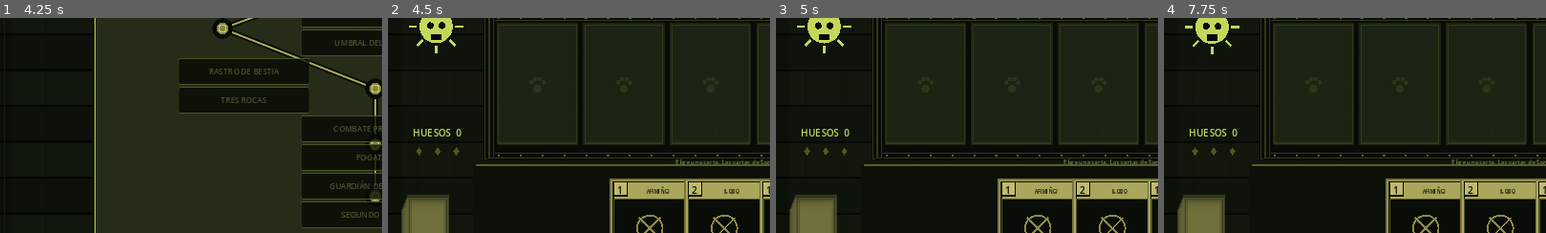
Above: before the commit, frames 1-4 (left to right).
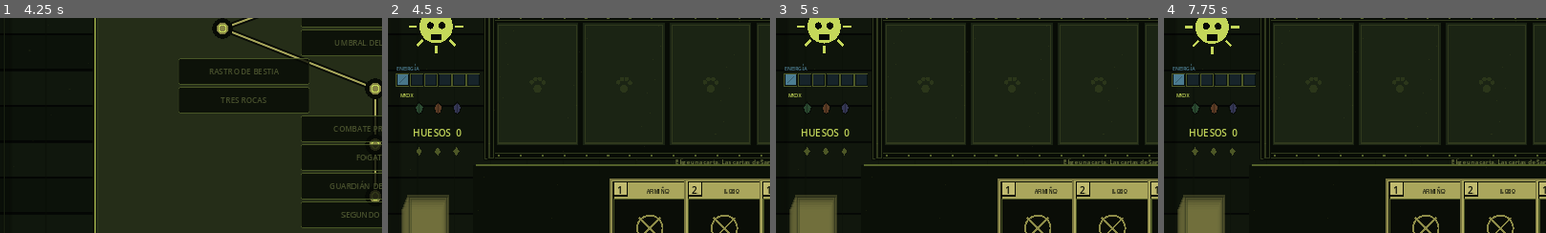
Above: after the commit, the same moments.

Repository: LoloscarPrr/Nexo-de-runas-v2
Game: Godot game, scene res://scenes/main.tscn
Same seed, same stepped clock (60 frames per second), same inputs: the game is played once before the commit and once after it.
Inputs (mouse positions are % of the whole screen's width and height, from its top left):
- Up to frame 1 (4.25 s): click "NUEVA PARTIDA INICIAR EL CICLO" at 0.5 s; click "‹ MENÚ" at 1.25 s; click "NUEVA PARTIDA INICIAR EL CICLO" at 2 s; click "ELEGIR BESTIA" at 2.75 s; click (30, 43) at 3.52 s
- Up to frame 2 (4.5 s): click "COMBATE DEL BOSQUE" at 4.25 s
- Up to frame 3 (5 s): no input
- Up to frame 4 (7.75 s): click "MAPA" at 5 s; click "‹ MENÚ" at 5.75 s; click "CONTINUAR VOLVER AL TABLERO" at 6.5 s; click "COMBATE DEL BOSQUE" at 7.25 s
The pictures show only the part of the screen within x 1-51%, y 38-88%; the shares and areas given below are measured in that part.

Frame 1 is identical in both runs. In frame 2, 1.4% of the frame differs, in the area x 2-24%, y 21-45%; in frame 3, 1.4%; in frame 4, 1.4%.

Commit message:
Integrate Energy and Mox into mockup HUD

Diff:
--- a/scripts/ui/immersive_campaign_view.gd
+++ b/scripts/ui/immersive_campaign_view.gd
@@ -11,6 +11,8 @@
 const AnimatedCounterScript = preload("res://scripts/ui/mockup_hud/animated_counter.gd")
 const AnimatedCrystalBarScript = preload("res://scripts/ui/mockup_hud/animated_crystal_bar.gd")
 const AnimatedDeckButtonScript = preload("res://scripts/ui/mockup_hud/animated_deck_button.gd")
+const AnimatedEnergyBarScript = preload("res://scripts/ui/mockup_hud/animated_energy_bar.gd")
+const AnimatedMoxBarScript = preload("res://scripts/ui/mockup_hud/animated_mox_bar.gd")
 
 const I_INK := Color8(199, 213, 103)
 const I_MUTED := Color8(113, 125, 67)
@@ -33,6 +35,9 @@
 var _hud_last_draw_count := -1
 var _hud_last_squirrel_count := -1
 var _hud_last_blood_ready := 0
+var _hud_last_energy_current := -1
+var _hud_last_energy_max := -1
+var _hud_last_mox_mask := -1
 
 func _render_battle() -> void:
 	_clear_screen()
@@ -47,11 +52,15 @@
 	var first_hud_frame: bool = battle_id != _hud_battle_id
 	var blood_cost: int = battle_state.blood_cost_for(selected_hand_index)
 	var blood_ready: int = battle_state.blood_value_for_sacrifices(selected_sacrifices)
+	var mox_state: Dictionary = battle_state.active_mox()
+	var mox_mask: int = (1 if bool(mox_state.get("green", false)) else 0) + (2 if bool(mox_state.get("orange", false)) else 0) + (4 if bool(mox_state.get("blue", false)) else 0)
 	var scale_delta: int = 0
 	var bones_delta: int = 0
 	var draw_delta: int = 0
 	var squirrel_delta: int = 0
 	var blood_delta: int = 0
+	var energy_changed := false
+	var mox_changed := false
 	if first_hud_frame:
 		_hud_battle_id = battle_id
 		_hud_last_scale = battle_state.scale
@@ -59,12 +68,17 @@
 		_hud_last_draw_count = battle_state.draw_pile.size()
 		_hud_last_squirrel_count = battle_state.squirrel_pile_count
 		_hud_last_blood_ready = blood_ready
+		_hud_last_energy_current = battle_state.energy_current
+		_hud_last_energy_max = battle_state.energy_max
+		_hud_last_mox_mask = mox_mask
 	else:
 		scale_delta = battle_state.scale - _hud_last_scale
 		bones_delta = battle_state.bones - _hud_last_bones
 		draw_delta = battle_state.draw_pile.size() - _hud_last_draw_count
 		squirrel_delta = battle_state.squirrel_pile_count - _hud_last_squirrel_count
 		blood_delta = blood_ready - _hud_last_blood_ready
+		energy_changed = battle_state.energy_current != _hud_last_energy_current or battle_state.energy_max != _hud_last_energy_max
+		mox_changed = mox_mask != _hud_last_mox_mask
 
 	var table := ImmersiveTableScript.new()
 	table.balance = battle_state.scale
@@ -101,6 +115,22 @@
 	_place(enemy_portrait, _mock_rect(1334, 24, 164, 164, s, ox, oy))
 	if scale_delta > 0:
 		enemy_portrait.hit()
+
+	# Recursos de las nuevas familias: color funcional, geometría propia y sin estética Acto 2.
+	var energy_bar := AnimatedEnergyBarScript.new()
+	energy_bar.current = battle_state.energy_current
+	energy_bar.maximum = battle_state.energy_max
+	_place(energy_bar, _mock_rect(30, 418, 168, 48, s, ox, oy))
+	if energy_changed:
+		energy_bar.flash()
+
+	var mox_bar := AnimatedMoxBarScript.new()
+	mox_bar.green_active = bool(mox_state.get("green", false))
+	mox_bar.orange_active = bool(mox_state.get("orange", false))
+	mox_bar.blue_active = bool(mox_state.get("blue", false))
+	_place(mox_bar, _mock_rect(38, 470, 152, 52, s, ox, oy))
+	if mox_changed:
+		mox_bar.flash()
 
 	var blood_text := "SANGRE  %d/%d" % [blood_ready, blood_cost] if blood_cost > 0 else "HUESOS  %d" % battle_state.bones
 	var resource_counter := AnimatedCounterScript.new()
@@ -232,6 +262,9 @@
 	_hud_last_draw_count = battle_state.draw_pile.size()
 	_hud_last_squirrel_count = battle_state.squirrel_pile_count
 	_hud_last_blood_ready = blood_ready
+	_hud_last_energy_current = battle_state.energy_current
+	_hud_last_energy_max = battle_state.energy_max
+	_hud_last_mox_mask = mox_mask
 
 func _mock_rect(x: float, y: float, w: float, h: float, s: float, ox: float, oy: float) -> Rect2:
 	return Rect2(ox + x * s, oy + y * s, w * s, h * s)
